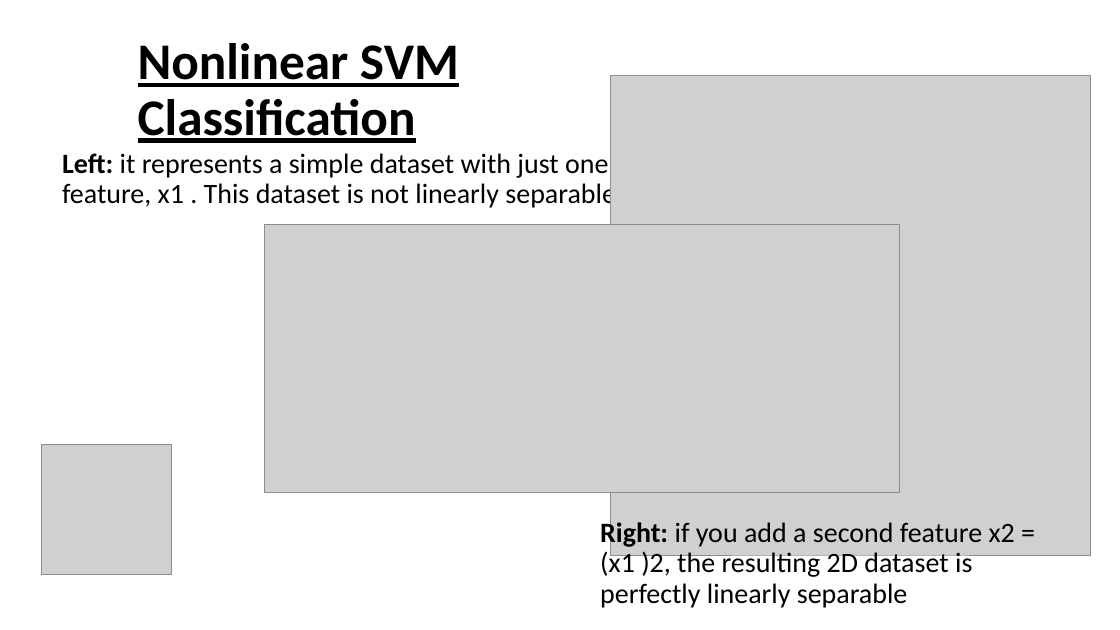
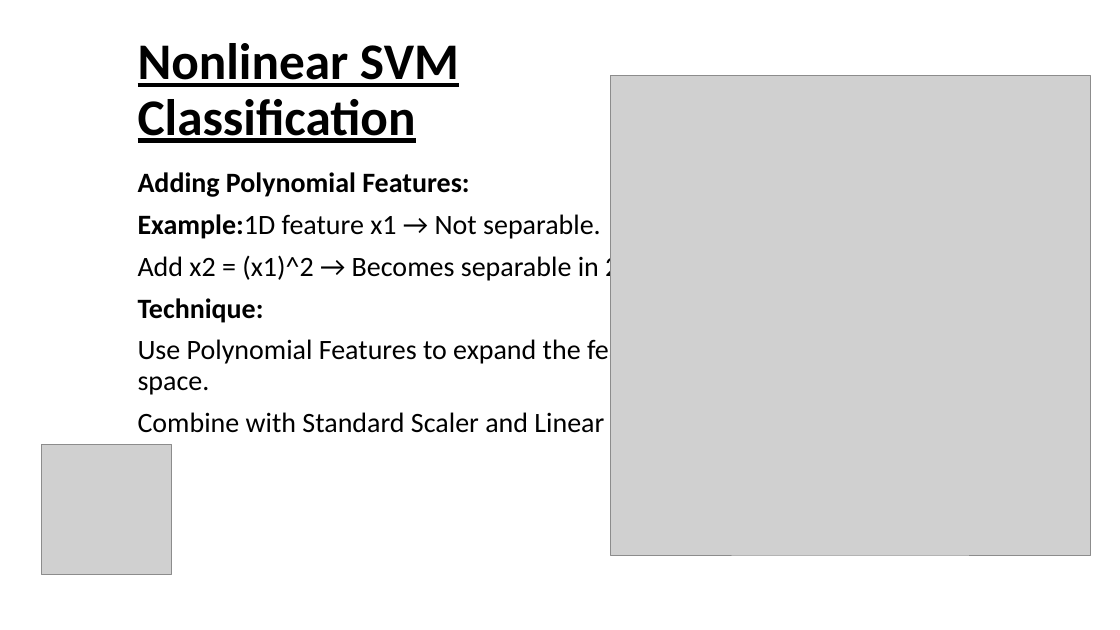
Before and after one commit to Mustafaahmed10/Machine-Learning-Slides-Chapter-5, a slide deck: slide 16 of Chapter 5.pptx. Drawn at 1120x630 pixels with LibreOffice and Linux fonts; fonts in the diff are those of the drawing; grey boxes stand for pictures. Boxes give left, top, right and bottom in pixels: in the first picture for what was removed or moved away, otherwise in the second. Text is boxed around its words. In the diff, an @@ line names an element or a change of style, - is before the commit and + after.

```diff
--- a/Chapter 5.pptx
+++ b/Chapter 5.pptx
@@ text at bbox=[138, 172, 669, 433]: text changed @@
-Left: it represents a simple dataset with just one feature, x1 . This dataset is not linearly separable
+Adding Polynomial Features:
+Example:1D feature x1 → Not separable.
+Add x2 = (x1)^2 → Becomes separable in 2D.
+Technique:
+Use Polynomial Features to expand the feature space.
+Combine with Standard Scaler and Linear SVC.
@@ picture removed at bbox=[264, 225, 899, 492] @@
@@ text removed at bbox=[600, 519, 1015, 608] @@
-Right: if you add a second feature x2 = (x1 )2, the resulting 2D dataset is perfectly linearly separable
```
Also in this commit, not shown: 2 other slides changed, 17 slides added, 3 slides removed.
